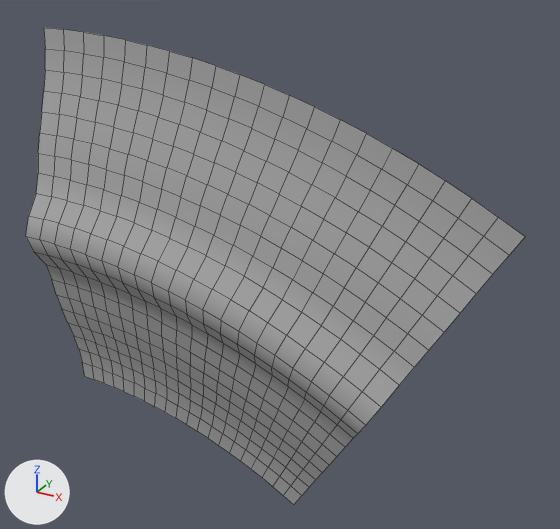
The FBX model Assets/Game/Art/FBX/river_elements/Sinistra_30_Gradi.fbx, before and after one commit.
Both versions are drawn from a 50 mm camera at (23.2, -33.0, 17.6) aimed at (3.5, 2.8, -0.3). The axes (+X, +Y, +Z) are drawn at lower left. The lights are the same throughout. Mesh edges are drawn as thin lines.

Before the edit, the objects in view are built like this:
```python
me_mesh = bpy.data.meshes.new('Mesh')
me_mesh.from_pydata(...)  # 441 vertices, 400 faces; spans x 0.0..28.9, y 0.0..3.6, z -16.5..12.0
me_mesh.materials.append(mat_standardsurface1)  # grey #aaaaaa
ob_sinistra_30_gradi_001 = bpy.data.objects.new('Sinistra_30_Gradi.001', me_mesh)
ob_sinistra_30_gradi_001.location = (-12.0, -1.57, 0.0)
```
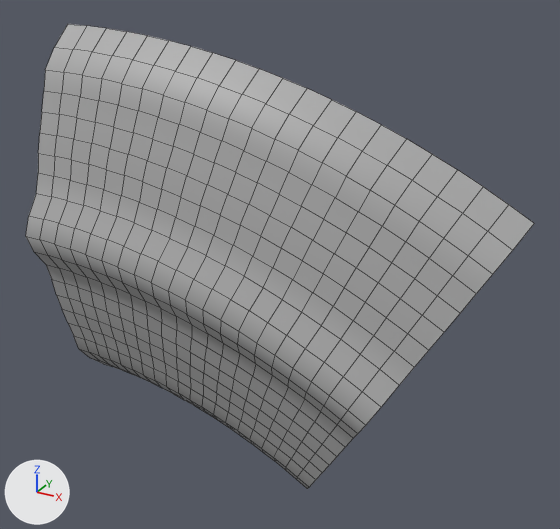
Where the change shows, as pixel boxes [x1, y1, x2, y2] in the pictures (560 x 529 px; the box of a moved part takes in the faces that stretch with it):
'Sinistra_30_Gradi.001', reshaped: before [26, 27, 525, 505]; after [26, 24, 534, 489]
part 1 of me_mesh, moved or reshaped: before [44, 27, 525, 274]; after [45, 24, 534, 274]
part 2 of me_mesh, moved or reshaped: before [79, 349, 309, 505]; after [79, 349, 309, 489]

What changed in the scene script:
```text
Change me_mesh:
    where me_mesh.from_pydata(...)  # 441 vertices, 400 faces; spans x 0.0..28.9, y 0.0..3.6, z -16.5..12.0
    used by ob_sinistra_30_gradi_001; location = (-12.0, -1.57, 0.0)
    me_mesh part 1: all 42 vertices in x 0.0..28.9, y 3.5..3.6, z 3.2..12.0 are scaled about their middle by (1, 17.9, 1), then moved by (0.0, 1.4, 0.0)
    me_mesh part 2: all 42 vertices in x 0.0..17.5, y 3.5..3.6, z -16.5..-10.8 are scaled about their middle by (1, 17.9, 1), then moved by (0.0, 1.4, 0.0)
```
